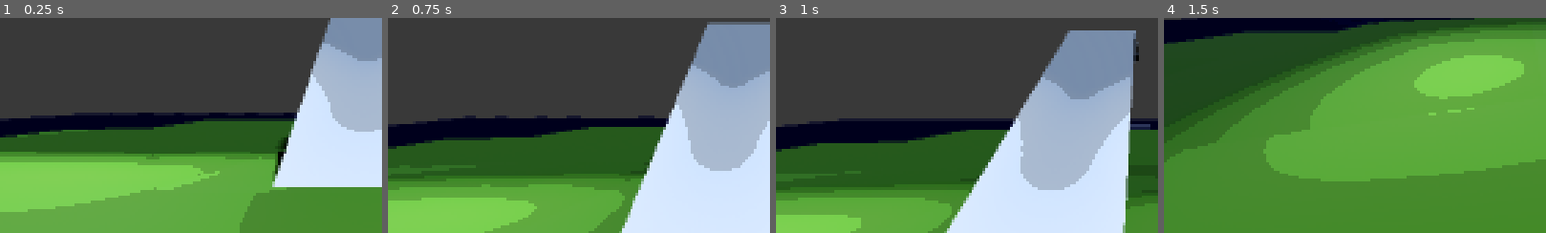
Above: before the commit, frames 1-4 (left to right).
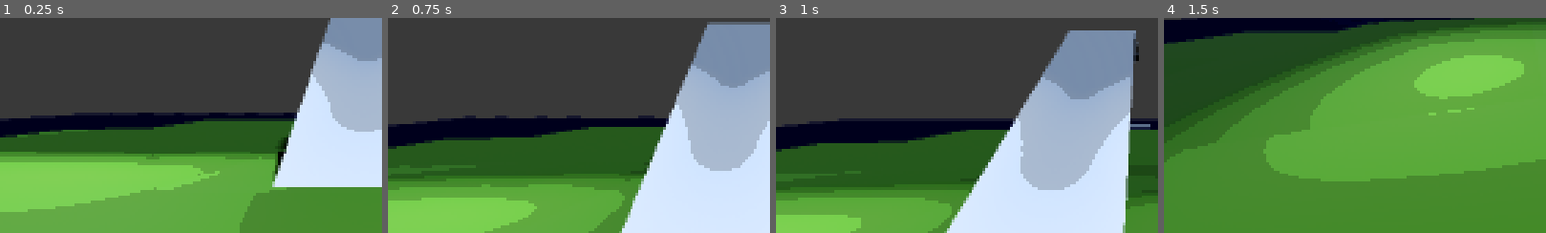
Above: after the commit, the same moments.

Repository: bobiscoolleonardo-collab/Collab
Game: Godot game, scene res://Scenes/game.tscn
The game is run twice, just before and just after one commit, with the same random seed, the same clock (stepped at 60 frames per second) and the same inputs.
Inputs (mouse positions are % of the whole screen's width and height, from its top left):
- Up to frame 1 (0.25 s): no input
- Up to frame 2 (0.75 s): move the mouse to (72, 45) at 0.52 s; hold D (right) from 0.53 s (still down); hold Space (space) from 0.53 s (still down); click (72, 45) at 0.6 s
- Up to frame 3 (1 s): keep holding D (right); keep holding Space (space)
- Up to frame 4 (1.5 s): move the mouse to (45, 50) at 1.27 s; release D (right) at 1.28 s; release Space (space) at 1.28 s; hold W (up) from 1.28 s (still down); tap Space (space) at 1.35 s
The pictures show only the part of the screen within x 2-52%, y 33-83%; the shares and areas given below are measured in that part.

Frames 1-2 are identical in both runs. In frame 3, less than 0.1% of the frame differs, in the area x 92-98%, y 49-51%; in frame 4, nothing differs.

Commit message:
updated water

Diff:
--- a/Scenes/game.tscn
+++ b/Scenes/game.tscn
@@ -7,6 +7,7 @@
 [ext_resource type="Texture2D" uid="uid://cw6rfh8u1og3f" path="res://Images/Water1.tres" id="5_i6g32"]
 [ext_resource type="Texture2D" uid="uid://dtlyktijrv0rf" path="res://Images/Water2.tres" id="6_1l0tm"]
 [ext_resource type="Script" uid="uid://cbcdjilq318sg" path="res://Scripts/Test_cube.gd" id="7_1l0tm"]
+[ext_resource type="Script" uid="uid://btfyvfee70oxk" path="res://Scripts/Water.gd" id="7_v158k"]
 
 [sub_resource type="FastNoiseLite" id="FastNoiseLite_i6g32"]
 noise_type = 3
@@ -76,11 +77,37 @@
 shader_parameter/beers_law = 12.0
 shader_parameter/water_transparentcy = 0.5
 shader_parameter/refraction_strength = 0.5
+shader_parameter/foam_color = Color(0.8, 0.95, 1, 1)
+shader_parameter/foam_width = 0.0499999988824
+shader_parameter/foam_softness = 0.10999999754128
+shader_parameter/foam_strength = 0.999999977648
 
 [sub_resource type="PlaneMesh" id="PlaneMesh_1l0tm"]
 size = Vector2(100, 100)
 subdivide_width = 100
 subdivide_depth = 100
+
+[sub_resource type="ShaderMaterial" id="ShaderMaterial_h4fw4"]
+render_priority = 0
+shader = ExtResource("3_3dryh")
+shader_parameter/primary_color = Color(0, 0, 0, 1)
+shader_parameter/secondary_color = Color(0, 0, 0, 1)
+shader_parameter/roughness = 0.4
+shader_parameter/specter = 1.0
+shader_parameter/metalic = 0.4
+shader_parameter/normalmap_a_strength = 0.5
+shader_parameter/normalmap_b_strength = 0.25
+shader_parameter/movement_direction = Vector2(0.2, 0.1)
+shader_parameter/movement_strength = 0.12
+shader_parameter/uv_scale = 25.0
+shader_parameter/depth_distance = 7.5
+shader_parameter/beers_law = 12.0
+shader_parameter/water_transparentcy = 0.5
+shader_parameter/refraction_strength = 0.5
+shader_parameter/foam_color = Color(0.8, 0.95, 1, 1)
+shader_parameter/foam_width = 0.45
+shader_parameter/foam_softness = 0.03
+shader_parameter/foam_strength = 1.0
 
 [sub_resource type="CylinderMesh" id="CylinderMesh_3dryh"]
 
@@ -179,10 +206,11 @@
 light_volumetric_fog_energy = 0.5
 omni_range = 6.2528315
 
-[node name="Sphere" type="RigidBody3D" parent="." unique_id=2111528935]
+[node name="Sphere" type="RigidBody3D" parent="." unique_id=2111528935 node_paths=PackedStringArray("water")]
 transform = Transform3D(1, 0, 0, 0, 1, 0, 0, 0, 1, 0.7353401, 3.9441233, -38.755157)
-mass = 4.0
+mass = 10.0
 script = ExtResource("3_wrm1d")
+water = NodePath("../water")
 
 [node name="MeshInstance3D" type="MeshInstance3D" parent="Sphere" unique_id=180927852]
 mesh = SubResource("BoxMesh_wrm1d")
@@ -227,6 +255,8 @@
 material_override = SubResource("ShaderMaterial_i6g32")
 extra_cull_margin = 16384.0
 mesh = SubResource("PlaneMesh_1l0tm")
+script = ExtResource("7_v158k")
+shader_material = SubResource("ShaderMaterial_h4fw4")
 
 [node name="MeshInstance3D" type="MeshInstance3D" parent="." unique_id=1768421082]
 transform = Transform3D(1, 0, 0, 0, 1, 0, 0, 0, 1, 0, -0.8628092, 12.013616)
--- a/Scripts/Interactable.gd
+++ b/Scripts/Interactable.gd
@@ -1,5 +1,3 @@
-# interactable.gd
-# Attach this to any object you want to be interactable
 class_name Interactable
 extends Node
 
--- /dev/null
+++ b/Scripts/Water.gd
@@ -0,0 +1,43 @@
+extends MeshInstance3D
+
+@export var water_size := Vector2(100.0, 100.0)
+@export var shader_material: ShaderMaterial
+
+var water_time := 0.0
+
+func _ready() -> void:
+	pass
+
+
+func _process(delta: float) -> void:
+	water_time += delta
+
+	if shader_material:
+		shader_material.set_shader_parameter("water_time", water_time)
+
+
+func is_position_over_water(world_pos: Vector3) -> bool:
+	var local_pos := to_local(world_pos)
+
+	return abs(local_pos.x) <= water_size.x * 0.5 and abs(local_pos.z) <= water_size.y * 0.5
+
+
+func get_surface_y(world_pos: Vector3) -> float:
+	var y := global_position.y
+
+	y += gerstner_height(world_pos, Vector2(1.0, 0.3), 0.08, 6.0)
+	y += gerstner_height(world_pos, Vector2(0.3, 1.0), 0.06, 4.0)
+	y += gerstner_height(world_pos, Vector2(-0.5, 0.8), 0.04, 2.5)
+
+	return y
+
+
+func gerstner_height(world_pos: Vector3, direction: Vector2, steepness: float, wavelength: float) -> float:
+	direction = direction.normalized()
+
+	var k := TAU / wavelength
+	var c := sqrt(9.8 / k)
+	var f := k * (direction.dot(Vector2(world_pos.x, world_pos.z)) - c * water_time)
+	var a := steepness / k
+
+	return a * sin(f)
--- a/Scripts/cube.gd
+++ b/Scripts/cube.gd
@@ -1,56 +1,50 @@
 extends RigidBody3D
 
-@export var float_strength      := 20.0
-@export var max_depth           := 2.0
-@export var water_drag          := 0.2
-@export var water_angular_drag  := 0.4
+@export var float_strength := 60.0
+@export var max_depth := 2.0
+@export var water_drag := 0.08
+@export var water_angular_drag := 0.08
 @export var water: Node3D
-@export var water_size := Vector2(100.0, 100.0)
 
-@onready var float_points = $FloatPoints.get_children()
-@onready var gravity = ProjectSettings.get_setting("physics/3d/default_gravity")
+@onready var float_points := $FloatPoints.get_children()
+@onready var gravity: float = ProjectSettings.get_setting("physics/3d/default_gravity")
 
 var submerged := false
 
+
 func _ready() -> void:
-	water = _find_water()
+	pass
 
-func _physics_process(_delta):
-	if water == null:
-		water = _find_water()
-	if water == null:
-		return
+
+func _physics_process(_delta: float) -> void:
 
 	submerged = false
+
 	for point in float_points:
-		var world_pos: Vector3 = point.global_transform.origin
-		if not WaterSurface.is_position_over_water(world_pos, water, water_size):
+		var world_pos: Vector3 = point.global_position
+
+		if not water.is_position_over_water(world_pos):
 			continue
 
-		var surface_y := WaterSurface.get_surface_y(world_pos, water)
-		var depth := surface_y - world_pos.y - 0.7
-		if depth > 0.0:
-			submerged = true
-			depth = clamp(depth, 0.0, max_depth)
-			var strength := depth / max_depth
-			var force = Vector3.UP * float_strength * gravity * strength
-			force /= float_points.size()
-			var offset := world_pos - global_transform.origin
-			apply_force(force, offset)
+		var surface_y: float = water.get_surface_y(world_pos)
+		var depth: float = surface_y - world_pos.y
 
-func _integrate_forces(state):
+		if depth <= 0.0:
+			continue
+
+		submerged = true
+
+		depth = clamp(depth,-1.0, max_depth)
+		var buoyancy_strength := depth / max_depth
+
+		var force := Vector3.UP * float_strength * gravity * buoyancy_strength
+		force /= float_points.size()
+
+		var offset := world_pos - global_position
+		apply_force(force, offset)
+
+
+func _integrate_forces(state: PhysicsDirectBodyState3D) -> void:
 	if submerged:
-		state.linear_velocity  = state.linear_velocity.lerp(Vector3.ZERO, water_drag)
+		state.linear_velocity = state.linear_velocity.lerp(Vector3.ZERO, water_drag)
 		state.angular_velocity = state.angular_velocity.lerp(Vector3.ZERO, water_angular_drag)
-
-func _find_water() -> Node3D:
-	var grouped := get_tree().get_first_node_in_group("water")
-	if grouped is Node3D:
-		return grouped
-
-	if get_tree().current_scene:
-		var named := get_tree().current_scene.find_child("water", true, false)
-		if named is Node3D:
-			return named
-
-	return null
--- a/Scripts/player.gd
+++ b/Scripts/player.gd
@@ -26,51 +26,12 @@
 var mouse_delta := Vector2.ZERO
 var gravity: float = ProjectSettings.get_setting("physics/3d/default_gravity")
 
-# --- Water floating ---
-const WAVES := [
-	{ "dir": Vector2(1.0,  0.3), "steepness": 0.08, "wl": 6.0 },
-	{ "dir": Vector2(0.3,  1.0), "steepness": 0.06, "wl": 4.0 },
-	{ "dir": Vector2(-0.5, 0.8), "steepness": 0.04, "wl": 2.5 },
-]
-var is_in_water := false
-var is_camera_underwater := false
-var water_surface_y := 0.0
-var camera_water_surface_y := 0.0
-var underwater_blend := 0.0
-
-@export var water: Node3D
-@export var underwater_overlay: ColorRect
-@export var water_size := Vector2(100.0, 100.0)
-@export var swim_speed := 4.0
-@export var swim_sprint_speed := 5.5
-@export var swim_acceleration := 5.0
-@export var underwater_fade_speed := 5.0
-
 @export var neck : Node3D
 @export var camera : Camera3D
 @export var hands : Node3D
 
 func _ready() -> void:
 	global.player = self
-	water = _find_water()
-	_set_underwater_overlay_strength(0.0)
-
-func gerstner(p: Vector3, dir: Vector2, steepness: float, wl: float) -> Vector3:
-	dir = dir.normalized()
-	var k := 2.0 * PI / wl
-	var c := sqrt(9.8 / k)
-	var f := k * (dir.dot(Vector2(p.x, p.z)) - c * Time.get_ticks_msec() / 1000.0)
-	var a := steepness / k
-	return Vector3(dir.x * a * cos(f), a * sin(f), dir.y * a * cos(f))
-
-func get_wave_height(world_pos: Vector3) -> float:
-	var offset := Vector3.ZERO
-	for w in WAVES:
-		var direction: Vector2 = w["dir"]
-		var steepness: float = w["steepness"]
-		var wavelength: float = w["wl"]
-		offset += gerstner(world_pos, direction, steepness, wavelength)
-	return _get_water_base_y() + offset.y
 
 func _unhandled_input(event: InputEvent) -> void:
 	if event is InputEventMouseButton:
@@ -103,105 +64,25 @@
 	movement_speed = sprint_speed if is_sprinting else walk_speed
 
 	# --- water check ---
-	_update_water_state(delta)
 
-	if not is_in_water:
-		if not is_on_floor():
-			velocity.y -= gravity * delta
+	if not is_on_floor():
+		velocity.y -= gravity * delta
 
-	if Input.is_action_just_pressed("space") and is_on_floor() and not is_in_water:
+	if Input.is_action_just_pressed("space") and is_on_floor():
 		velocity.y = jump_velocity
 
 	var input_dir := Input.get_vector("left", "right", "up", "down")
 	var target_velocity = Vector3.ZERO
-
-	if is_in_water:
-		var swim_direction := _get_swim_direction(input_dir)
-		if swim_direction:
-			is_moving = true
-			var target_swim_speed := swim_sprint_speed if is_sprinting else swim_speed
-			target_velocity = swim_direction * target_swim_speed
-
-		velocity = velocity.lerp(target_velocity, clamp(swim_acceleration * delta, 0.0, 1.0))
-	else:
-		var direction = (neck.transform.basis * Vector3(input_dir.x, 0, input_dir.y)).normalized()
-		if direction:
-			is_moving = true
-			target_velocity.x = direction.x * movement_speed
-			target_velocity.z = direction.z * movement_speed
-		velocity.x = lerp(velocity.x, target_velocity.x, 10 * delta)
-		velocity.z = lerp(velocity.z, target_velocity.z, 10 * delta)
-
+	var direction = (neck.transform.basis * Vector3(input_dir.x, 0, input_dir.y)).normalized()
+	if direction:
+		is_moving = true
+		target_velocity.x = direction.x * movement_speed
+		target_velocity.z = direction.z * movement_speed
+	velocity.x = lerp(velocity.x, target_velocity.x, 10 * delta)
+	velocity.z = lerp(velocity.z, target_velocity.z, 10 * delta)
 	target_roll = lerp(target_roll, 0.0, delta * 5.0)
 	move_and_slide()
 	camera_bob(delta)
-
-func _update_water_state(delta: float) -> void:
-	if water == null:
-		water = _find_water()
-
-	var player_over_water := _is_position_over_water(global_position)
-	var camera_over_water := _is_position_over_water(camera.global_position)
-
-	water_surface_y = get_wave_height(global_position)
-	camera_water_surface_y = get_wave_height(camera.global_position)
-
-	is_in_water = player_over_water and global_position.y < water_surface_y
-	is_camera_underwater = camera_over_water and camera.global_position.y < camera_water_surface_y
-
-	var target_blend := 1.0 if is_camera_underwater else 0.0
-	underwater_blend = move_toward(underwater_blend, target_blend, underwater_fade_speed * delta)
-	_set_underwater_overlay_strength(underwater_blend)
-
-func _get_swim_direction(input_dir: Vector2) -> Vector3:
-	var forward := -camera.global_transform.basis.z.normalized()
-	var right := camera.global_transform.basis.x.normalized()
-	var swim_direction := right * input_dir.x + forward * -input_dir.y
-
-	if Input.is_action_pressed("space"):
-		swim_direction += Vector3.UP
-
-	return swim_direction.normalized()
-
-func _set_underwater_overlay_strength(strength: float) -> void:
-	if underwater_overlay == null:
-		return
-
-	underwater_overlay.visible = strength > 0.01
-	var shader_material := underwater_overlay.material as ShaderMaterial
-	if shader_material:
-		shader_material.set_shader_parameter("strength", strength)
-
-func _find_water() -> Node3D:
-	var grouped := get_tree().get_first_node_in_group("water")
-	if grouped is Node3D:
-		return grouped
-
-	if get_tree().current_scene:
-		var named := get_tree().current_scene.find_child("water", true, false)
-		if named is Node3D:
-			return named
-
-	return null
-
-func _get_water_base_y() -> float:
-	if water == null:
-		return 0.0
-	return water.global_position.y
-
-func _is_position_over_water(world_pos: Vector3) -> bool:
-	if water == null:
-		return false
-
-	var local_pos := water.to_local(world_pos)
-	var size := water_size
-
-	if water is MeshInstance3D:
-		var mesh := (water as MeshInstance3D).mesh
-		if mesh is PlaneMesh:
-			size = (mesh as PlaneMesh).size
-
-	return abs(local_pos.x) <= size.x * 0.5 and abs(local_pos.z) <= size.y * 0.5
 
 func _find_interactable(node: Node) -> Interactable:
 	# Only walk UP the parent tree from the hit node
--- a/Shaders/Water.gdshader
+++ b/Shaders/Water.gdshader
@@ -26,6 +26,12 @@
 uniform float water_transparentcy : hint_range(0.0, 1.0, 0.01) = 0.5;
 
 uniform float refraction_strength : hint_range(0.0, 8.0, 0.001) = 0.5;
+
+uniform vec4 foam_color : source_color = vec4(0.8, 0.95, 1.0, 1.0);
+uniform float foam_width : hint_range(0.0, 5.0, 0.01) = 0.45;
+uniform float foam_softness : hint_range(0.0, 1.0, 0.01) = 0.03;
+uniform float foam_strength : hint_range(0.0, 1.0, 0.01) = 1.0;
+
 
 float fresnel(float amount, vec3 normal, vec3 view)
 {
@@ -93,6 +99,25 @@
 	float depth_texture_y = world.y / world.w;
 	float vertex_y = (INV_VIEW_MATRIX * vec4(VERTEX, 1.0)).y;
 
+	vec4 foam_world = INV_VIEW_MATRIX * INV_PROJECTION_MATRIX * vec4(ndc_clean, 1.0);
+	float foam_depth_y = foam_world.y / foam_world.w;
+
+	float water_depth = vertex_y - foam_depth_y;
+
+	float foam_mask = 1.0 - smoothstep(
+		foam_width,
+		foam_width + foam_softness,
+		water_depth
+	);
+
+	foam_mask = clamp(foam_mask, 0.0, 1.0);
+
+	if (linear_depth < 0.00001) {
+		foam_mask = 0.0;
+	}
+
+
+
 	float depth_blend = clamp((vertex_y - depth_texture_y) / depth_distance, 0.0, 1.0);
 	depth_blend = exp(-depth_blend * beers_law);
 
@@ -107,6 +132,7 @@
 	}
 
 	vec3 final_color = mix(depth_color, refraction_texture, water_transparentcy * depth_blend);
+	final_color = mix(final_color, foam_color.rgb, foam_mask * foam_strength);
 
 	ALBEDO = final_color;
 	ROUGHNESS = roughness * (1.0 - basic_fresnel);
--- a/project.godot
+++ b/project.godot
@@ -21,7 +21,6 @@
 
 [display]
 
-window/size/mode=3
 window/stretch/mode="canvas_items"
 window/vsync/vsync_mode=0
 
Not shown, added: Scripts/Water.gd.uid
